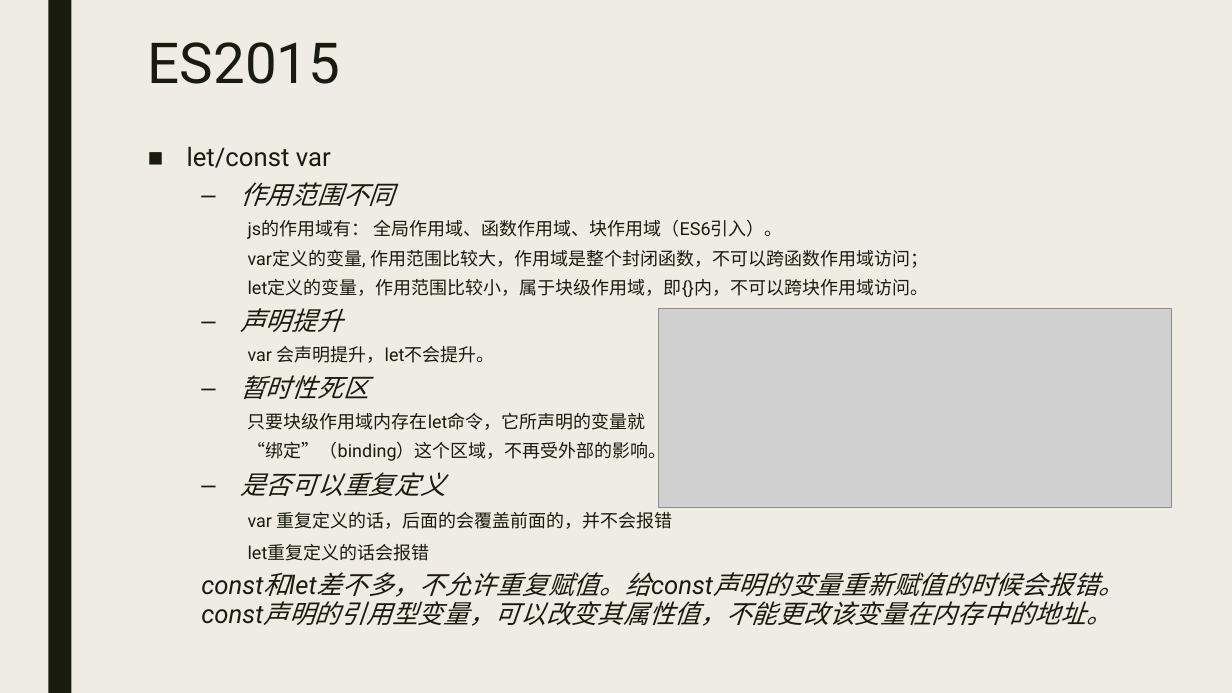
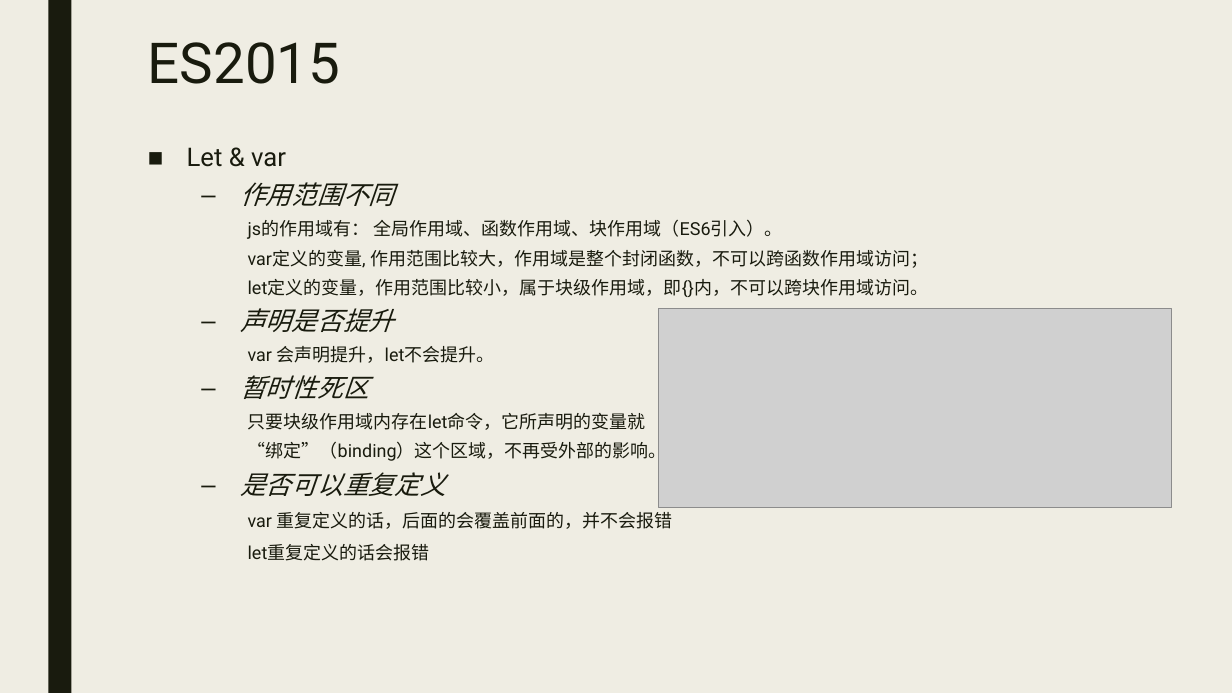
Before and after one commit to wflonglong/wflonglong.github.io, a slide deck: slide 3 of ppt/ES6.pptx. Drawn at 1232x693 pixels with LibreOffice and Linux fonts; fonts in the diff are those of the drawing; grey boxes stand for pictures. Boxes give left, top, right and bottom in pixels: in the first picture for what was removed or moved away, otherwise in the second. Text is boxed around its words. In the diff, an @@ line names an element or a change of style, - is before the commit and + after.

```diff
--- a/ppt/ES6.pptx
+++ b/ppt/ES6.pptx
@@ text at [187, 147, 286, 167]: text changed @@
-■ let/const var
+■ Let & var
@@ text at [240, 308, 394, 332]: text changed @@
-  – 声明提升
+  – 声明是否提升
@@ text at [264, 572, 1124, 626]: paragraph removed @@
-  const和let差不多，不允许重复赋值。给const声明的变量重新赋值的时候会报错。const声明的引用型变量，可以改变其属性值，不能更改该变量在内存中的地址。
```
Also in this commit, not shown: 4 other slides changed, 5 slides added, 16 other files.
